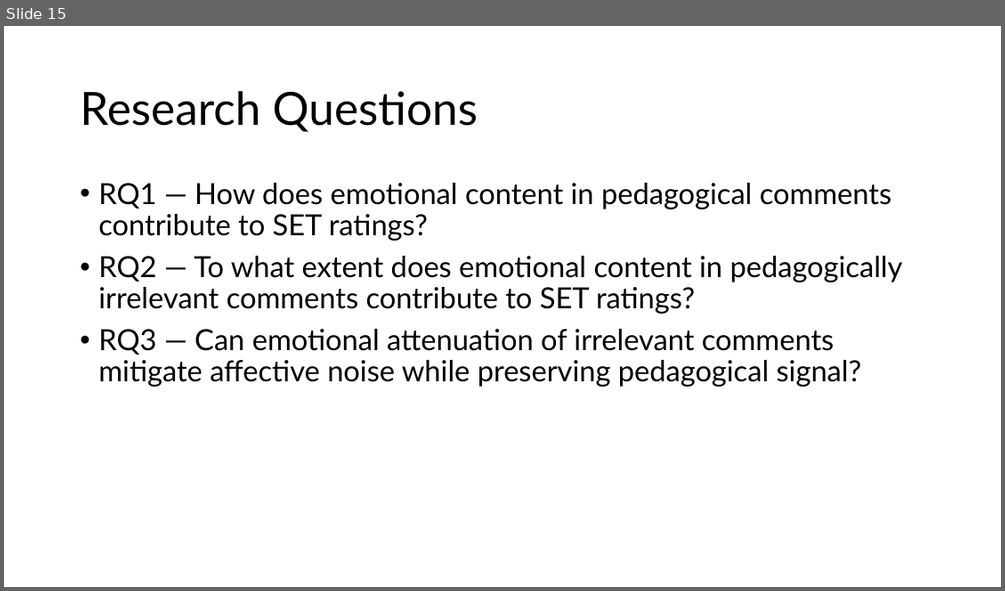
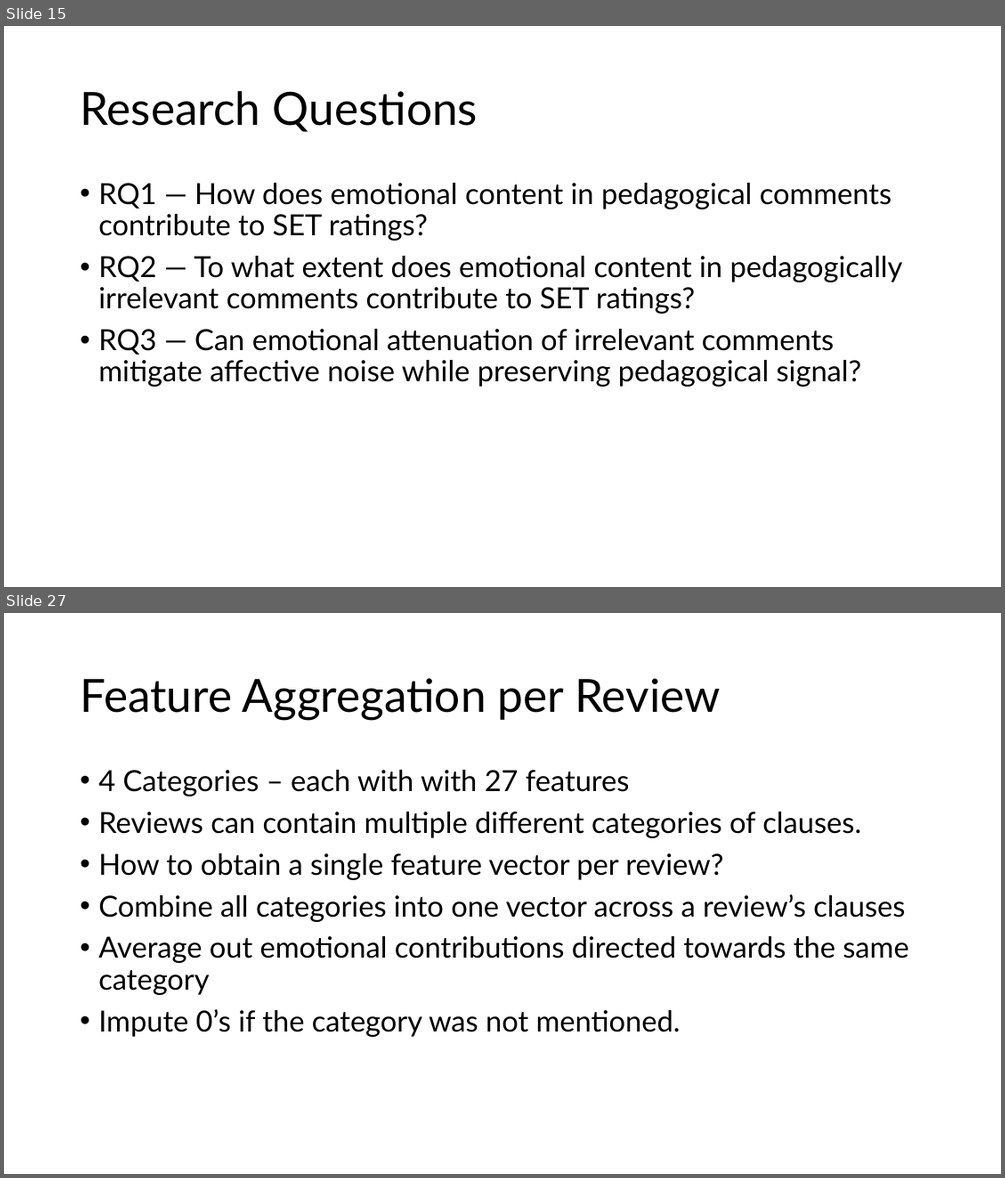
Before and after one commit to ItsSpicee/Validity-Weighted-Attenuation, a slide deck: Presentation/AMMCS PREZZY.pptx. Shown one above the other, each under a label of ours: slide 15 before the commit, slides 15 and 27 after it; the slides between them are not shown. The pictures are 1005x591 and 1005x1178 pixels, drawn with LibreOffice and Linux fonts; fonts in the diff are those of the drawing. Boxes give left, top, right and bottom in pixels: in the first picture for what was removed or moved away, otherwise in the second. Text is boxed around its words. In the diff, an @@ line names an element or a change of style, - is before the commit and + after.

Commit message:
presentation updates

```diff
--- a/Presentation/AMMCS PREZZY.pptx
+++ b/Presentation/AMMCS PREZZY.pptx
@@ slide 27 added at bbox=[4, 613, 1001, 1174], background #FFFFFF @@
@@ title added at bbox=[80, 678, 720, 720], 44 pt, text #000000 @@
+Feature Aggregation per Review
@@ text added at bbox=[98, 770, 908, 1037], 28 pt, text #000000 @@
+• 4 Categories – each with with 27 features
+• Reviews can contain multiple different categories of clauses.
+• How to obtain a single feature vector per review?
+• Combine all categories into one vector across a review’s clauses
+• Average out emotional contributions directed towards the same category
+• Impute 0’s if the category was not mentioned.
```
Also in this commit, not shown: 16 other slides added.
